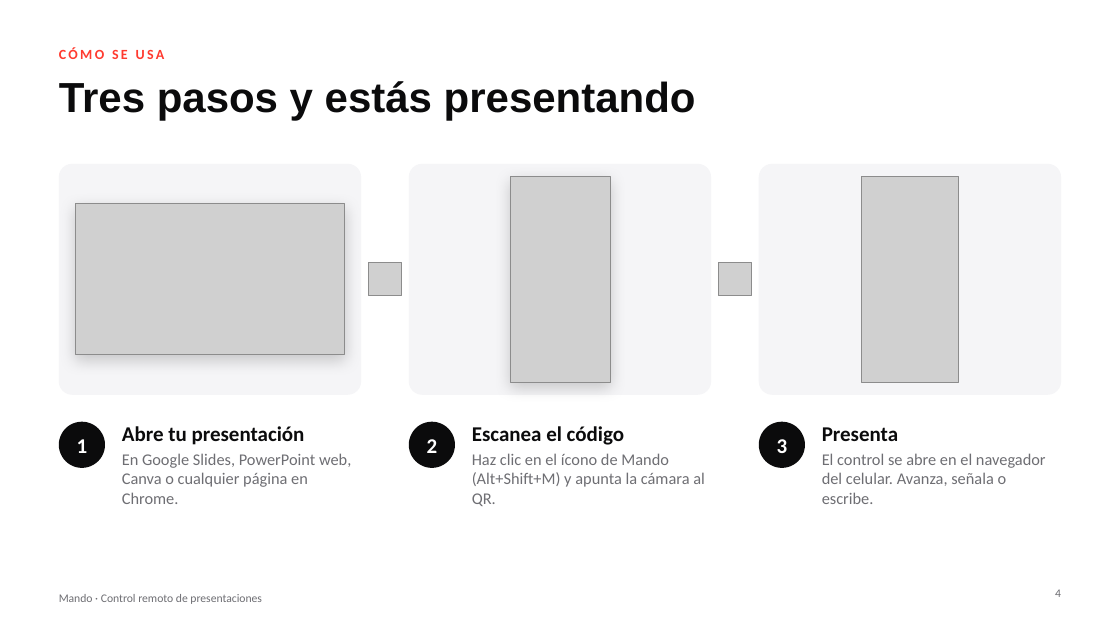
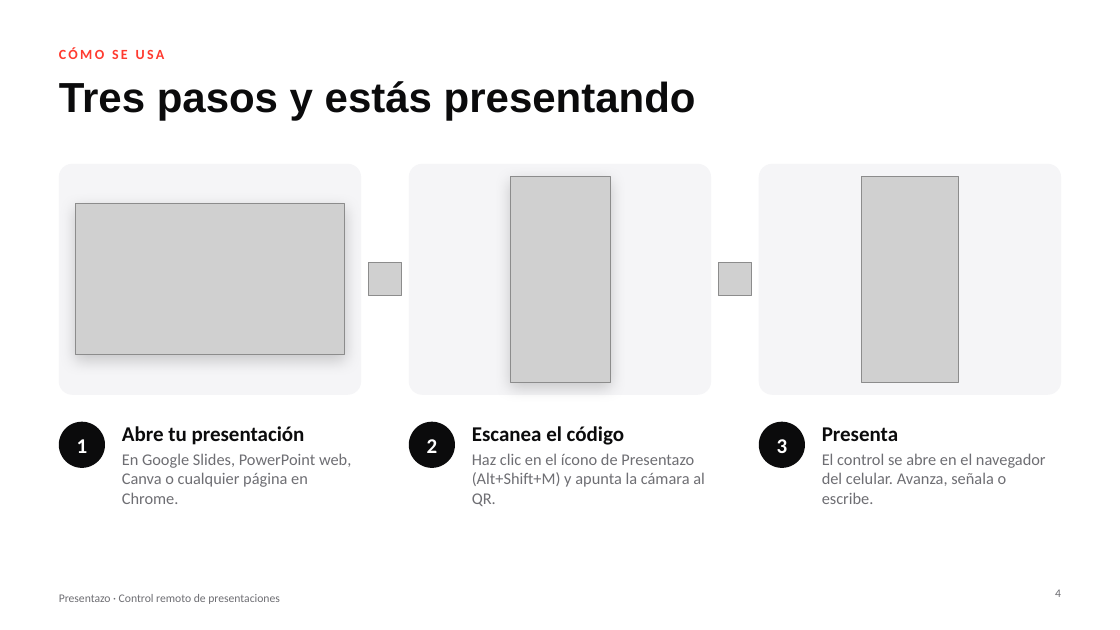
Before and after one commit to mjmc4498/mando, a slide deck: slide 4 of presentacion/mando.pptx. Drawn at 1120x630 pixels with LibreOffice and Linux fonts; fonts in the diff are those of the drawing; grey boxes stand for pictures. Boxes give left, top, right and bottom in pixels: in the first picture for what was removed or moved away, otherwise in the second. Text is boxed around its words. In the diff, an @@ line names an element or a change of style, - is before the commit and + after.

```diff
--- a/presentacion/mando.pptx
+++ b/presentacion/mando.pptx
@@ text at bbox=[472, 453, 705, 506]: text changed @@
-Haz clic en el ícono de Mando (Alt+Shift+M) y apunta la cámara al QR.
+Haz clic en el ícono de Presentazo (Alt+Shift+M) y apunta la cámara al QR.
@@ text at bbox=[59, 594, 280, 604]: text changed @@
-Mando · Control remoto de presentaciones
+Presentazo · Control remoto de presentaciones
```
Also in this commit, not shown: 13 other slides changed, 1 other file.
